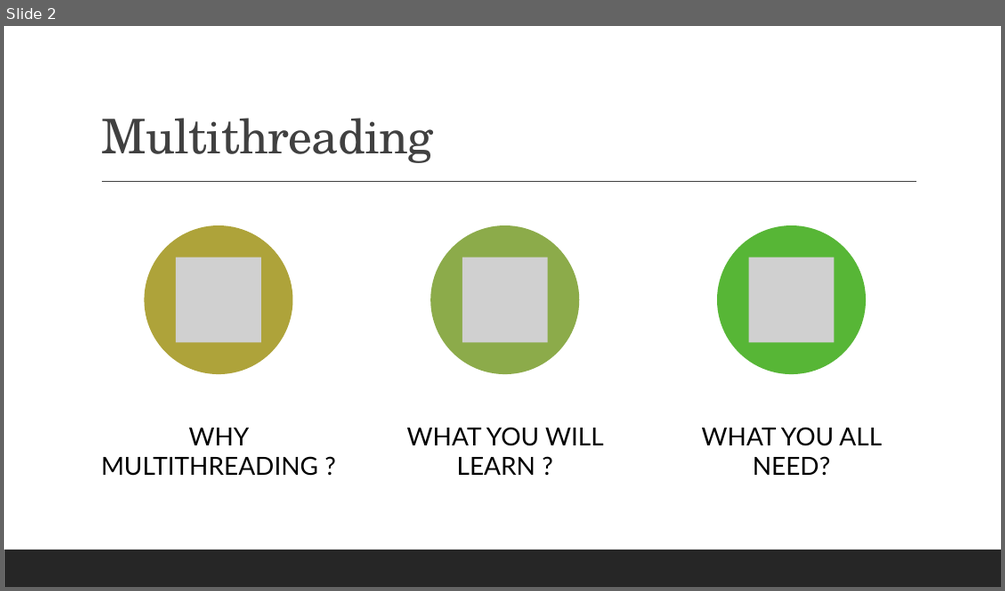
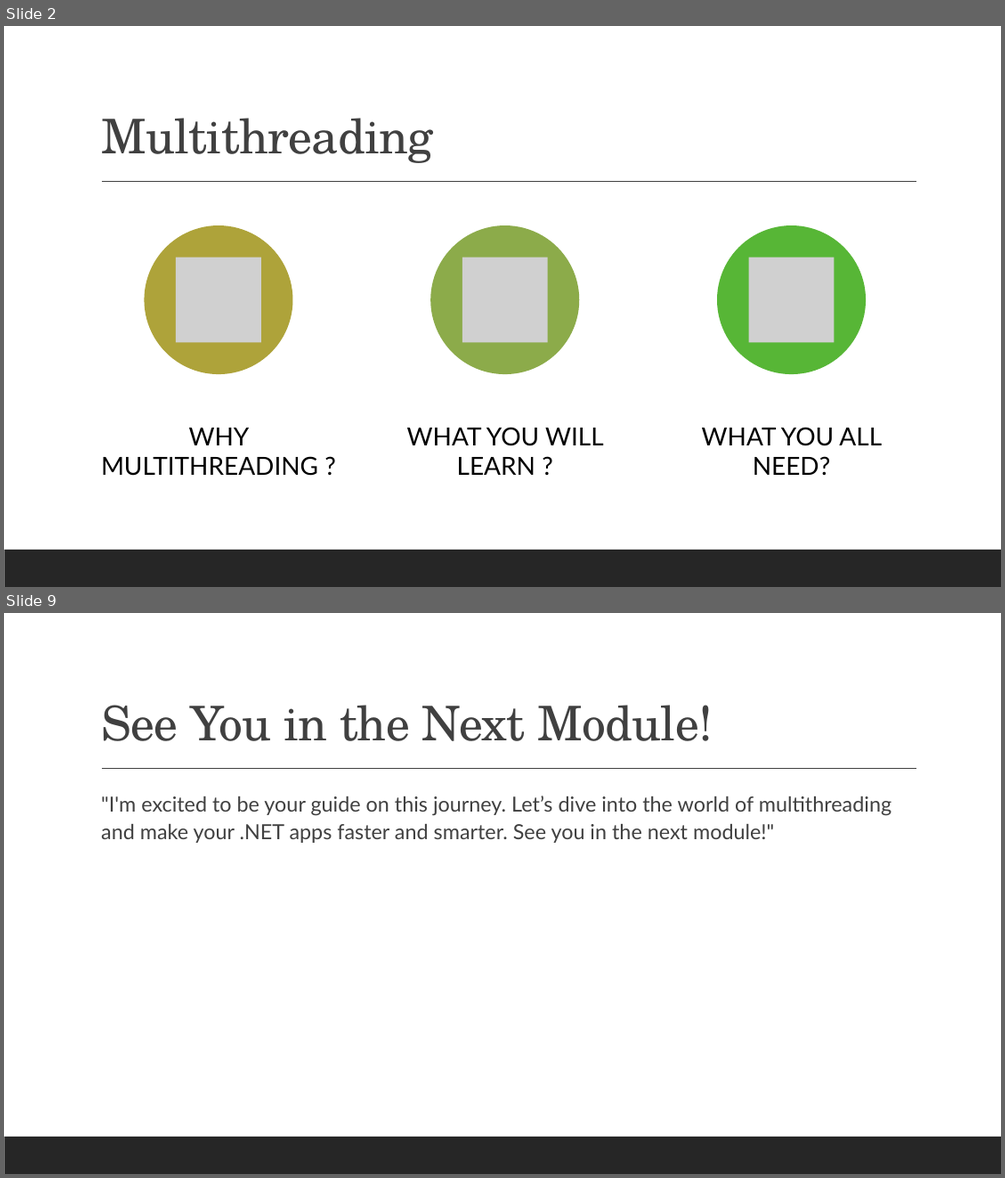
Before and after one commit to bhushanpoojary/MultiThreadingDotNet, a slide deck: PPT/Mastering Multithreading in DotNet.pptx. Shown one above the other, each under a label of ours: slide 2 before the commit, slides 2 and 9 after it; the slides between them are not shown. The pictures are 1005x591 and 1005x1178 pixels, drawn with LibreOffice and Linux fonts; fonts in the diff are those of the drawing; grey boxes stand for pictures. Boxes give left, top, right and bottom in pixels: in the first picture for what was removed or moved away, otherwise in the second. Text is boxed around its words. In the diff, an @@ line names an element or a change of style, - is before the commit and + after.

```diff
--- a/PPT/Mastering Multithreading in DotNet.pptx
+++ b/PPT/Mastering Multithreading in DotNet.pptx
@@ slide 9 added at [4, 613, 1001, 1174], background #FFFFFF; not listed: 2 template elements that a slide beside it also shows @@
@@ title added at [101, 705, 712, 741], 46 pt, text #404040 @@
+See You in the Next Module!
@@ text added at [101, 795, 891, 843], 20 pt, text #404040 @@
+  "I'm excited to be your guide on this journey. Let’s dive into the world of multithreading and make your .NET apps faster and smarter. See you in the next module!"
```
Also in this commit, not shown: 1 slide changed, 6 other slides added.
